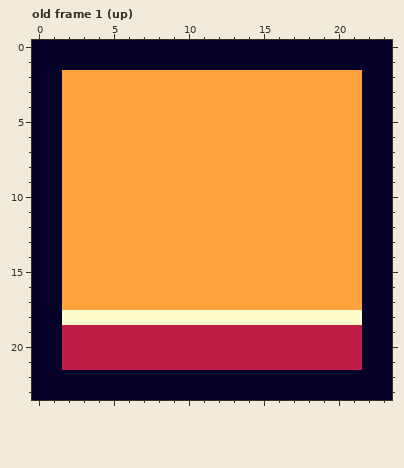
One commit to this pixel-art file: data/imgs/animations/aseprite/pressure_plate.aseprite. The picture above is the old version.
24x24 pixels, 2 frames. Shown: old frame 1 (up). The commit also changed other frames, which this record leaves out.
New version:
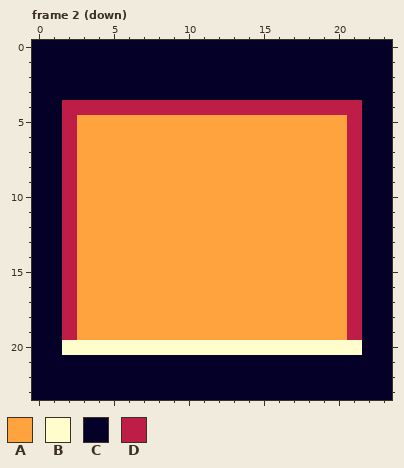
Palette (. is transparent): A #ffa33f  B #fffdcb  C #050027  D #be1d47
A new or re-ordered frame is compared with the old frame closest to it.
Difference:
frames re-ordered
Frame 2 (down) against old frame 1 (up), layer "Layer 1":
y 2..3: x 2..21 AAAAAAAAAAAAAAAAAAAA -> CCCCCCCCCCCCCCCCCCCC
y 4: x 2..21 AAAAAAAAAAAAAAAAAAAA -> DDDDDDDDDDDDDDDDDDDD
y 5..17: x 2 A -> D; x 21 A -> D
y 18: x 2..21 BBBBBBBBBBBBBBBBBBBB -> DAAAAAAAAAAAAAAAAAAD
y 19: x 3..20 DDDDDDDDDDDDDDDDDD -> AAAAAAAAAAAAAAAAAA
y 20: x 2..21 DDDDDDDDDDDDDDDDDDDD -> BBBBBBBBBBBBBBBBBBBB
y 21: x 2..21 DDDDDDDDDDDDDDDDDDDD -> CCCCCCCCCCCCCCCCCCCC
